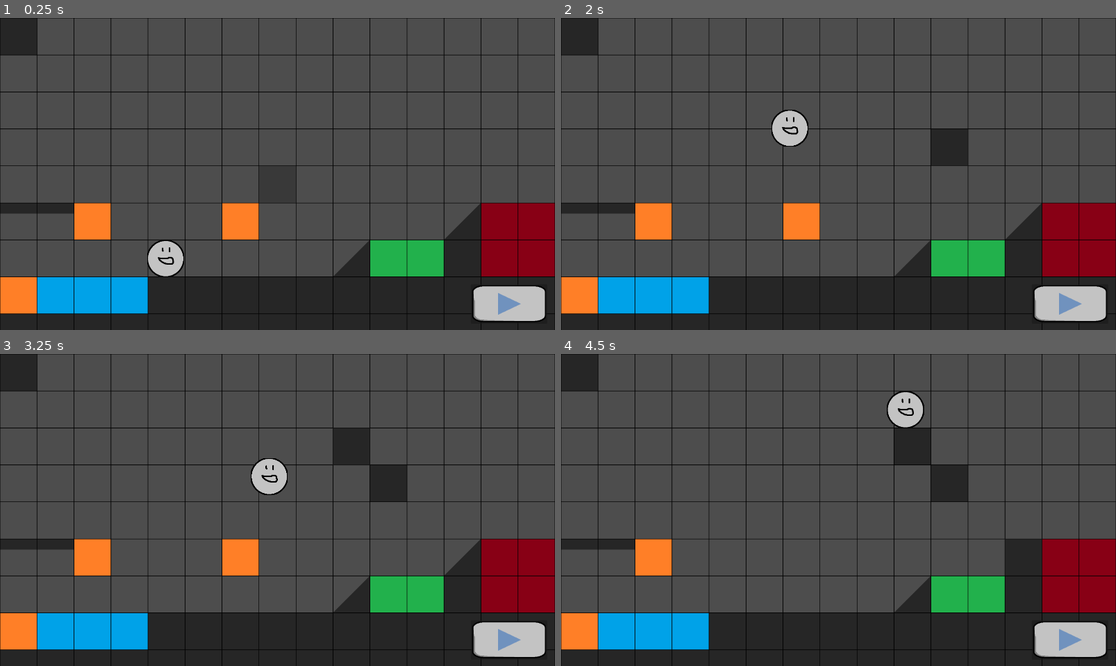
Above: before the commit, frames 1-4 (two rows, left to right).
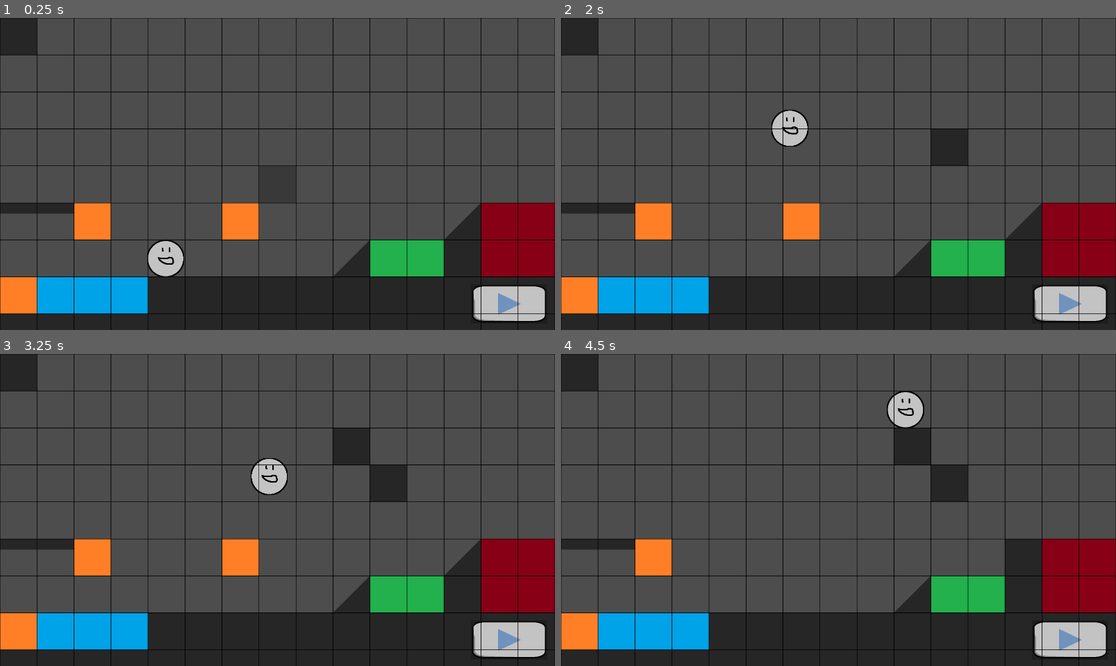
Above: after the commit, the same moments.

Repository: superwhack/levelsmith-platformer
Game: Godot game, scene res://Scenes/node_2d.tscn
Two runs of this game, one before a commit and one after it. Both use one fixed random seed, a clock stepped at 60 frames per second and the inputs below.
Inputs (mouse positions are in pixels of both pictures, inside the frame that each line leads up to):
- Up to frame 1 (0.25 s): no input
- Up to frame 2 (2 s): click (1071, 305) at 0.5 s; tap Enter at 1.25 s; move the mouse to (960, 158) at 1.27 s; press the mouse at (960, 158) at 1.28 s; hold Right (right) from 1.28 s (still down); tap Space (jump) at 1.52 s
- Up to frame 3 (3.25 s): move the mouse to (166, 525) at 2.02 s; release the mouse at (166, 525) at 2.03 s; right-click (166, 525) at 2.1 s; tap Space (jump) at 2.27 s; move the mouse to (333, 441) at 2.77 s; release Right (right) at 2.78 s; press the mouse at (333, 441) at 2.78 s; hold Left (left) from 2.78 s (still down)
- Up to frame 4 (4.5 s): move the mouse to (810, 572) at 3.52 s; release Left (left) at 3.53 s; release the mouse at (810, 572) at 3.53 s; hold Right (right) from 3.53 s (still down); right-click (810, 572) at 3.6 s; tap Space (jump) at 3.77 s; move the mouse to (1005, 556) at 4.27 s; press the mouse at (1005, 556) at 4.28 s

The runs differ from the first frame. In frame 1, less than 0.1% of the frame differs, in the area x 26-99%, y 76-98%; in frame 2, less than 0.1%, in the area x 38-99%, y 30-98%; in frame 3, less than 0.1%; in frame 4, less than 0.1%.

Commit message:
Placeable tile check addedc

Diff:
--- a/levelsmith-platformer/Scenes/EditingState.tscn
+++ b/levelsmith-platformer/Scenes/EditingState.tscn
@@ -37,6 +37,7 @@
 tile_set = ExtResource("2_8t3j3")
 
 [node name="GridLines" type="TileMapLayer" parent="." unique_id=669187714]
+z_index = 1
 tile_map_data = PackedByteArray("AAAAAAAAAQAAAAAAAAAAAAEAAQAAAAAAAAAAAAIAAQAAAAAAAAAAAAMAAQAAAAAAAAAAAAQAAQAAAAAAAAAAAA …(2096 unchanged characters)…
 tile_set = SubResource("TileSet_nr8wp")
 
--- a/levelsmith-platformer/Scripts/EditorManager.gd
+++ b/levelsmith-platformer/Scripts/EditorManager.gd
@@ -13,6 +13,9 @@
 # Mouse position variables
 var currentMousePosition: Vector2;
 var prevMousePosition: Vector2;
+
+# Flag for placeable areas
+var isPlaceable: bool = true;
 
 # Player spawnpoint. Set when placing the object.
 var playerSpawnPosition: Vector2 = Vector2(-1, -1);
@@ -71,9 +74,12 @@
 func update_brush_tile(tileId: int) -> void:
 	print("a");
 
-
+##
 func update_preview_tile(mousePosition: Vector2, prevMousePosition: Vector2) -> void:
 	previewTileMap.set_cell(mousePosition, brushTile, Vector2i.ZERO);
+
+	# Preview tile will appear red if not in a placeable area.
+	previewTileMap.modulate = Color(1, 1, 1, 0.5) if isPlaceable else Color(1, 0, 0, 0.5)
 
 	if (mousePosition != prevMousePosition):
 		previewTileMap.erase_cell(prevMousePosition);
